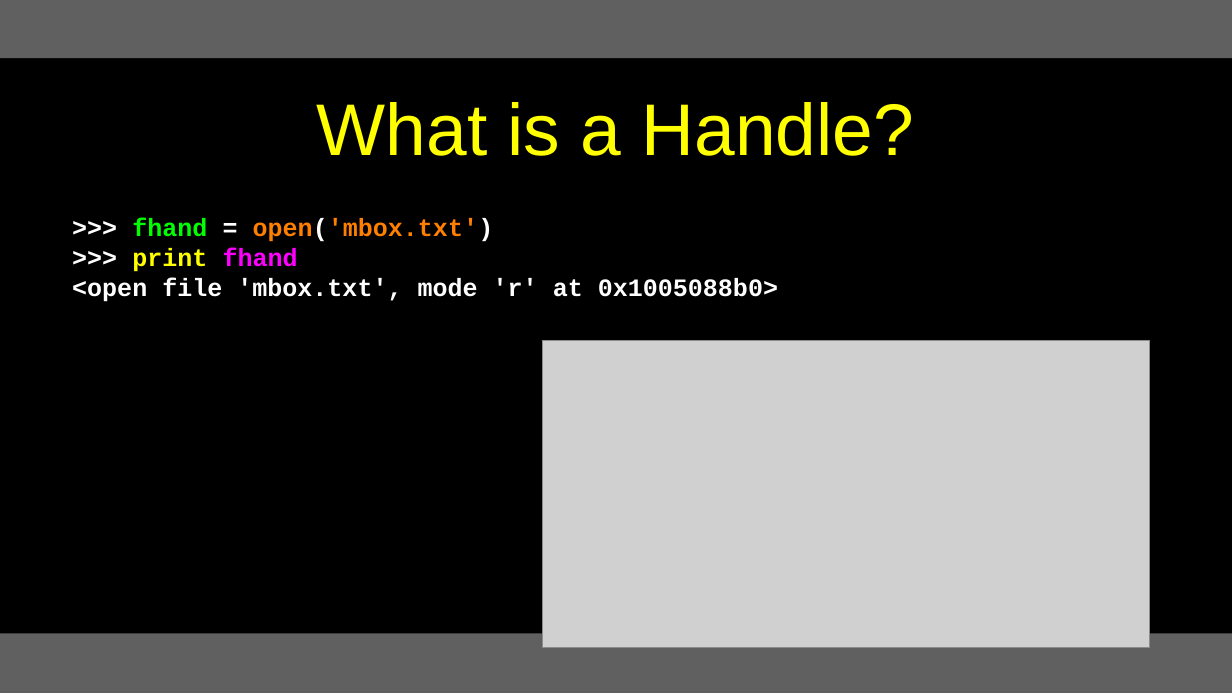
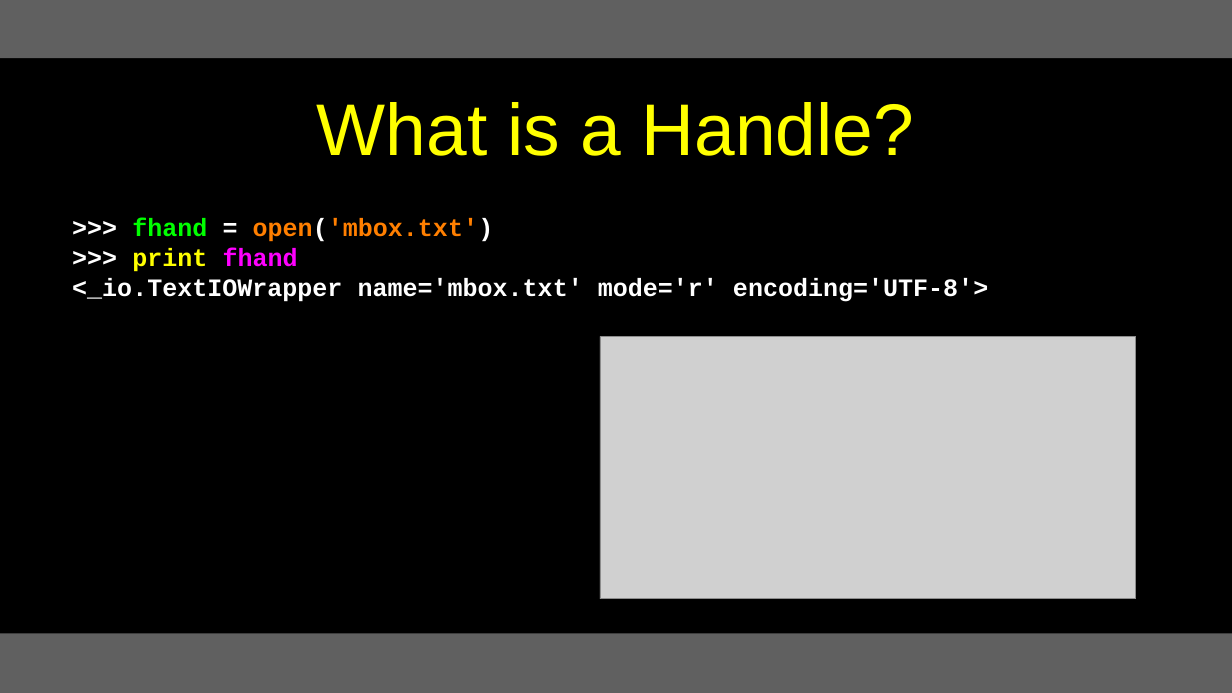
Before and after one commit to csev/py4e, a slide deck: slide 6 of lectures3/Pythonlearn-07-Files.pptx. Drawn at 1232x693 pixels with LibreOffice and Linux fonts; fonts in the diff are those of the drawing; grey boxes stand for pictures. Boxes give left, top, right and bottom in pixels: in the first picture for what was removed or moved away, otherwise in the second. Text is boxed around its words. In the diff, an @@ line names an element or a change of style, - is before the commit and + after.

```diff
--- a/lectures3/Pythonlearn-07-Files.pptx
+++ b/lectures3/Pythonlearn-07-Files.pptx
@@ text at bbox=[72, 278, 988, 302]: text changed @@
-<open file 'mbox.txt', mode 'r' at 0x1005088b0>
+<_io.TextIOWrapper name='mbox.txt' mode='r' encoding='UTF-8'>
@@ picture: place and size @@
-picture at bbox=[543, 341, 1150, 648]
+picture at bbox=[600, 336, 1136, 599]
```
Also in this commit, not shown: 20 other slides changed.
